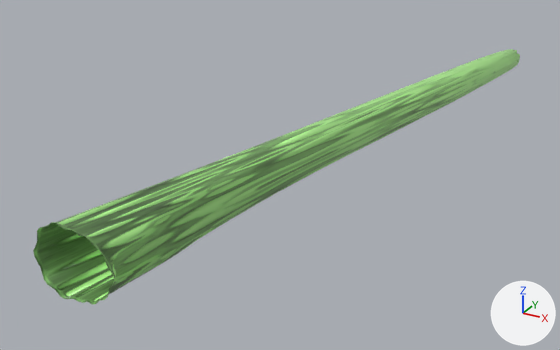
A saved change to the glTF model apps/frontend/public/assets/monsters/slime.glb.
Camera for both pictures: a 50 mm lens placed at (7.37, -9.11, 4.21), pointed at (1.86, 0.91, -0.8). Arrows for +X, +Y and +Z are at lower right; the lights stay in place. The picture after the commit comes second. Where no turn or scale is listed for an object, it has been applied to the vertices.
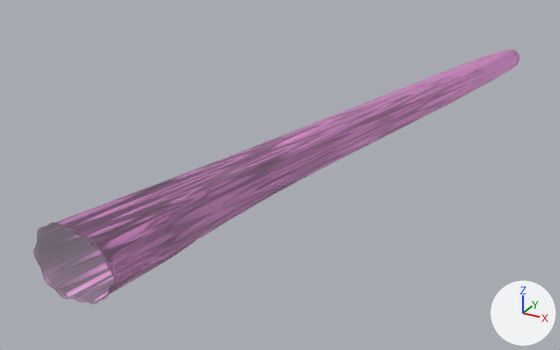
Where the change shows, as pixel boxes (x1, y1, x2, y2) in the pictures (560 x 350 px):
'Object_9', surface changed (green to pink)
    both: (33, 49, 520, 304)

Edits to the bpy script that builds the scene:
```text
Change mat_material_002:
    where n2 = _N.new('ShaderNodeMix'); n2.name = 'Mix'
    n2.inputs[7].default_value: (0.55, 1.15, 0.35, 1.0) -> (1.0, 0.34, 0.86, 1.0)  # 'B', green #c4ffa0 -> 'B', pink #ff9eef
    add n6 = _N.new('ShaderNodeMath'); n6.name = 'Math'
    add n6.operation = 'MULTIPLY'
    add n6.inputs[1].default_value = 0.72  # 'Value'
    where n0 = _N.new('ShaderNodeBsdfPrincipled'); n0.name = 'Principled BSDF'
    where n3 = _N.new('ShaderNodeTexImage'); n3.name = 'Image Texture'
    add _L.new(n6.outputs[0], n0.inputs[4])  # 'Value' to 'Alpha'
    add _L.new(n3.outputs[1], n6.inputs[0])  # 'Alpha' to 'Value'
```
